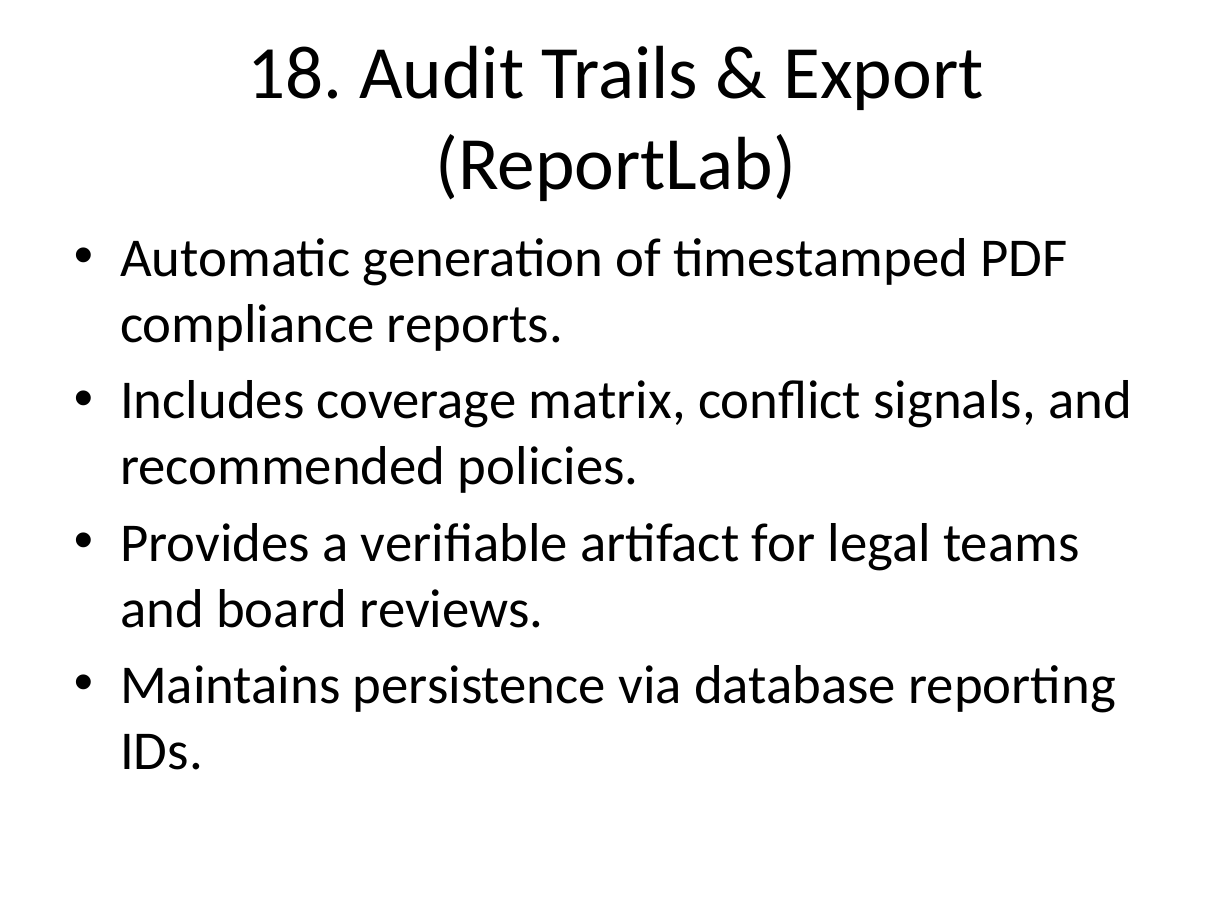
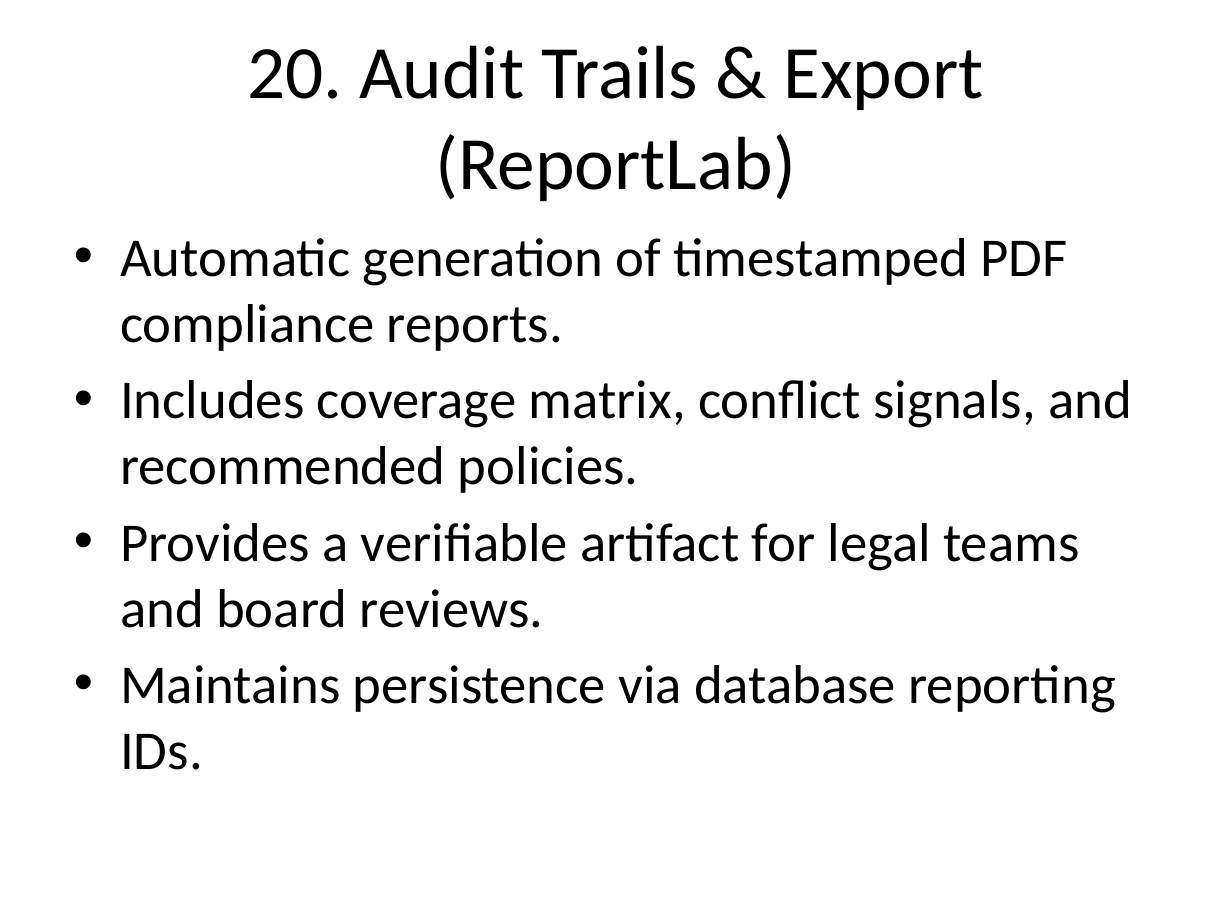
Before and after one commit to avika124/ai-governance-copilot, a slide deck: slide 21 of AI_Governance_Copilot_Presentation.pptx (slide 19 before the commit). Drawn at 1232x924 pixels with LibreOffice and Linux fonts; fonts in the diff are those of the drawing. Boxes give left, top, right and bottom in pixels: in the first picture for what was removed or moved away, otherwise in the second. Text is boxed around its words. In the diff, an @@ line names an element or a change of style, - is before the commit and + after.

```diff
--- a/AI_Governance_Copilot_Presentation.pptx
+++ b/AI_Governance_Copilot_Presentation.pptx
@@ title at <box>247,45,984,201</box>: text changed @@
-18. Audit Trails & Export (ReportLab)
+20. Audit Trails & Export (ReportLab)
```
Also in this commit, not shown: 15 other slides changed, 3 slides added, 1 other file.
